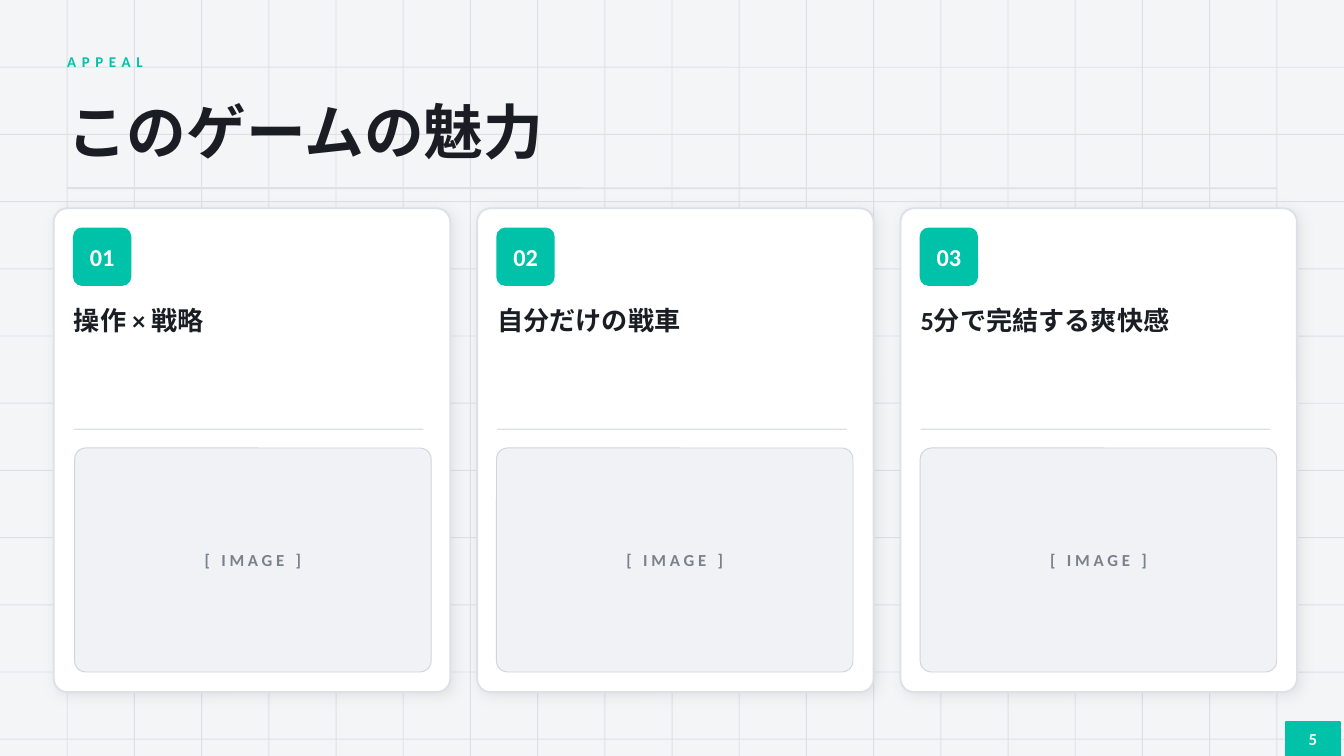
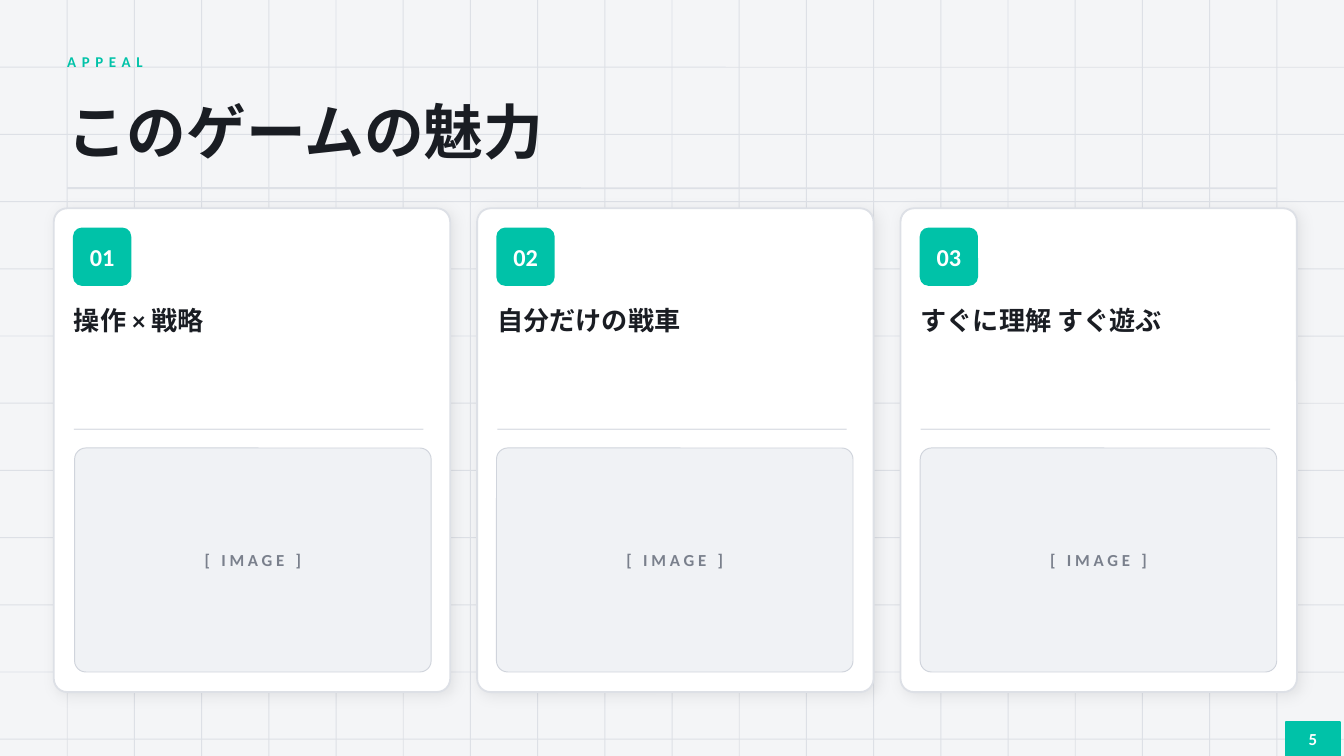
Before and after one commit to huraru7/ProjectTaker, a slide deck: slide 6 of Assets/ProjectTanker/tank_game_template.pptx. Drawn at 1344x756 pixels with LibreOffice and Linux fonts; fonts in the diff are those of the drawing. Boxes give left, top, right and bottom in pixels: in the first picture for what was removed or moved away, otherwise in the second. Text is boxed around its words. In the diff, an @@ line names an element or a change of style, - is before the commit and + after.

```diff
--- a/Assets/ProjectTanker/tank_game_template.pptx
+++ b/Assets/ProjectTanker/tank_game_template.pptx
@@ text at (x1=921, y1=307, x2=1162, y2=333): text changed @@
-5分で完結する爽快感
+すぐに理解 すぐ遊ぶ
```
Also in this commit, not shown: 5 other slides changed, 1 slide removed, 36 other files.
